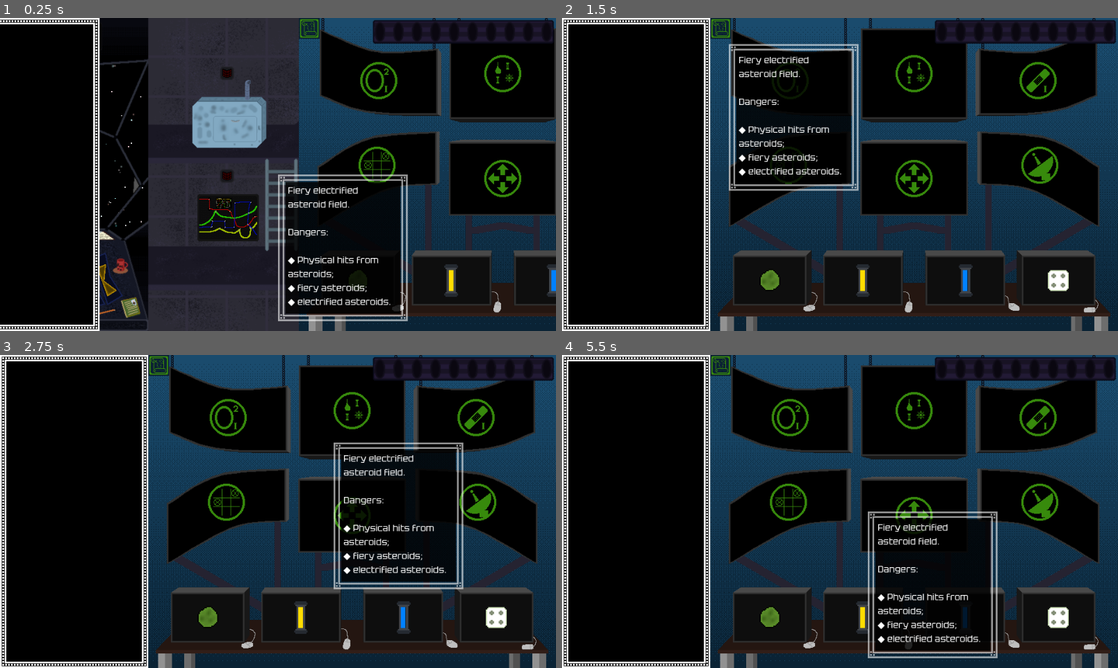
Above: before the commit, frames 1-4 (two rows, left to right).
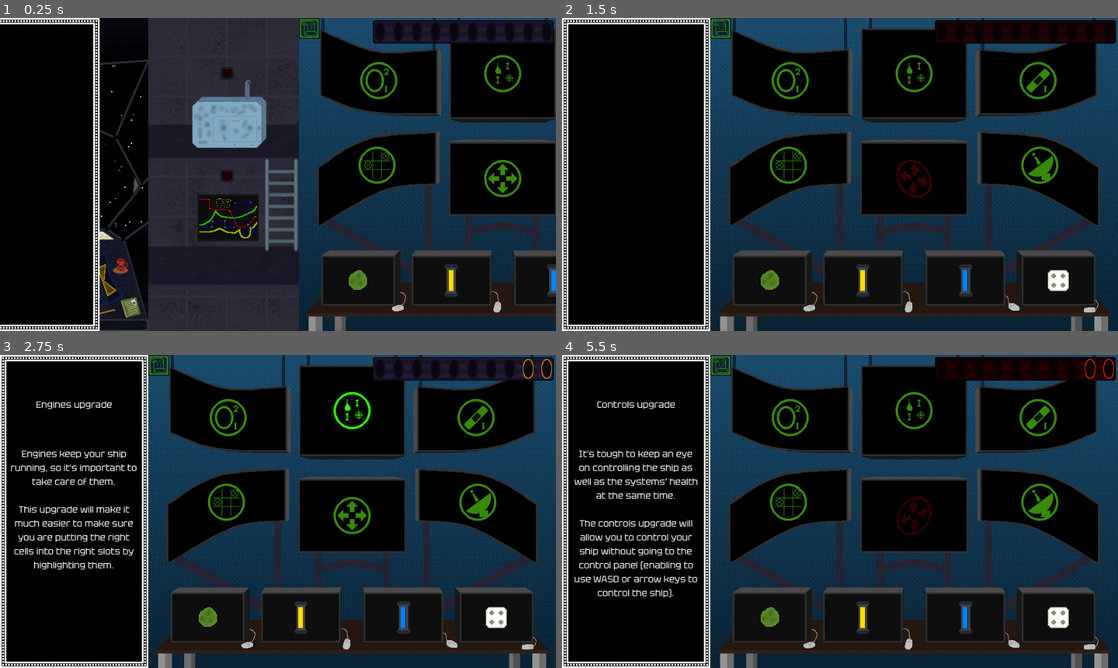
Above: after the commit, the same moments.

Repository: kedalovo/-SG-Spaceship-Management
Game: Godot game, scene res://Game Scene/Game.tscn
Two runs of this game, one before a commit and one after it. Both use one fixed random seed, a clock stepped at 60 frames per second and the inputs below.
Inputs (mouse positions are in pixels of both pictures, inside the frame that each line leads up to):
- Up to frame 1 (0.25 s): no input
- Up to frame 2 (1.5 s): move the mouse to (962, 158) at 0.52 s; hold Right (right) 0.53-1.28 s; hold ` (test) 0.53-1.28 s; click (962, 158) at 0.67 s; move the mouse to (728, 190) at 1.27 s; hold Down (down) from 1.28 s (still down); tap Space (test1) at 1.35 s; click (728, 190) at 1.42 s
- Up to frame 3 (2.75 s): move the mouse to (333, 442) at 2.02 s; release Down (down) at 2.03 s; hold Right (right) from 2.03 s (still down); hold ` (test) from 2.03 s (still down); click (333, 442) at 2.17 s
- Up to frame 4 (5.5 s): move the mouse to (812, 574) at 2.77 s; release Right (right) at 2.78 s; release ` (test) at 2.78 s; hold Up (up) 2.78-3.53 s; tap Space (test1) at 2.85, 4.35 s; click (812, 574) at 2.92 s; move the mouse to (1006, 558) at 3.52 s; hold ` (test) 3.53-4.28 s; hold Left (left) 3.53-5.03 s; click (1006, 558) at 3.67 s; move the mouse to (673, 464) at 4.27 s; click (673, 464) at 4.42 s; move the mouse to (867, 511) at 5.02 s; hold Down (down) from 5.03 s (still down); hold ` (test) from 5.03 s (still down); click (867, 511) at 5.17 s

The runs differ from the first frame. In frame 1, 7.6% of the frame differs, in the area x 50-74%, y 50-97%; in frame 2, 6.6%; in frame 3, 8.9%; in frame 4, 11%, in the area x 2-100%, y 0-97%.
Error after the commit: Parse Error: Cannot assign a value of type game_manager.hazard_types to variable "hazard" with specified type String. (res://Space/space.gd:71)

Commit message:
Working on tooltip text generation system for map tooltips.

Diff:
--- a/Game Scene/Game.tscn
+++ b/Game Scene/Game.tscn
@@ -56,7 +56,6 @@
 [ext_resource type="Theme" uid="uid://b44tv8qw1g4bl" path="res://Resources/Theme/main_theme.tres" id="54_bi7ny"]
 [ext_resource type="Script" path="res://Game Scene/tooltip.gd" id="55_ssbhd"]
 [ext_resource type="Texture2D" uid="uid://0cw1p0iyd5pj" path="res://Cabin/Assets/Tooltip screen.png" id="55_urjol"]
-[ext_resource type="PackedScene" uid="uid://b86gbcpx61di7" path="res://Map/Map Tooltip/map_tooltip.tscn" id="57_1qs5c"]
 
 [sub_resource type="Gradient" id="Gradient_bmxab"]
 offsets = PackedFloat32Array(0.4, 0.6, 1)
@@ -1222,12 +1221,6 @@
 libraries = {
 "": SubResource("AnimationLibrary_f3t64")
 }
-
-[node name="Map Tooltip" parent="." instance=ExtResource("57_1qs5c")]
-offset_left = 460.0
-offset_top = 37.0
-offset_right = 684.0
-offset_bottom = 290.0
 
 [connection signal="coin_got" from="Cabin/SubViewportContainer/SubViewport/Space" to="." method="_on_space_coin_got"]
 [connection signal="damaged" from="Cabin/SubViewportContainer/SubViewport/Space" to="." method="_on_damaged"]
--- a/Game Scene/game.gd
+++ b/Game Scene/game.gd
@@ -125,13 +125,13 @@
 
 	map_tooltip.global_position = get_global_mouse_position()
 	if map_tooltip.global_position.y + map_tooltip.get_rect().size.y > 540.0:
-		map_tooltip.global_position += Vector2(0, -map_tooltip.get_rect().size.y)
-	if map_tooltip.global_position.y + map_tooltip.get_rect().size.y < 0.0:
-		map_tooltip.global_position += Vector2(0, map_tooltip.get_rect().size.y)
-	if map_tooltip.global_position.x < 0.0:
-		map_tooltip.global_position += Vector2(map_tooltip.get_rect().size.x + 32, 0)
+		map_tooltip.global_position += Vector2(32, -map_tooltip.get_rect().size.y - 32)
+	#if map_tooltip.global_position.y + map_tooltip.get_rect().size.y < 0.0:
+		#map_tooltip.global_position += Vector2(0, map_tooltip.get_rect().size.y)
+	#if map_tooltip.global_position.x < 0.0:
+		#map_tooltip.global_position += Vector2(map_tooltip.get_rect().size.x + 32, 0)
 	if map_tooltip.global_position.x + map_tooltip.get_rect().size.x > 960.0:
-		map_tooltip.global_position += Vector2(-map_tooltip.get_rect().size.x - 32, 0)
+		map_tooltip.global_position += Vector2(-map_tooltip.get_rect().size.x - 32, 32)
 
 
 func toggle_map(open: bool) -> void:
--- a/Map/Map Node/map_node.gd
+++ b/Map/Map Node/map_node.gd
@@ -17,10 +17,10 @@
 
 var wormhole: map_node
 
-var connected_to_nodes: Array = []
+var connected_to_nodes: Array[map_node] = []
 
-var hazards: Array = []
-var hazards_intensity: Array = []
+var hazards: Array[game_manager.hazard_types] = []
+var hazards_intensity: Array[int] = []
 var hazards_types: Array[Array] = []
 
 var reason: int = 0
--- a/Map/Map Tooltip/map_tooltip.gd
+++ b/Map/Map Tooltip/map_tooltip.gd
@@ -3,6 +3,10 @@
 @onready var label: Label = $Panel/MarginContainer/Label
 
 
+func _ready() -> void:
+	modulate = Color(Color.WHITE, 0.0)
+
+
 func set_text(new_text: String) -> void:
 	label.text = new_text
 	reset_size()
--- a/Map/Map Tooltip/map_tooltip.tscn
+++ b/Map/Map Tooltip/map_tooltip.tscn
@@ -18,16 +18,19 @@
 [node name="Map Tooltip" type="PanelContainer"]
 offset_right = 224.0
 offset_bottom = 245.0
+mouse_filter = 2
 theme = ExtResource("1_d0nph")
 theme_override_styles/panel = SubResource("StyleBoxTexture_gjd40")
 script = ExtResource("3_lymgm")
 
 [node name="Panel" type="PanelContainer" parent="."]
 layout_mode = 2
+mouse_filter = 2
 theme_override_styles/panel = SubResource("StyleBoxFlat_bxre0")
 
 [node name="MarginContainer" type="MarginContainer" parent="Panel"]
 layout_mode = 2
+mouse_filter = 2
 theme_override_constants/margin_left = 4
 theme_override_constants/margin_top = 4
 theme_override_constants/margin_right = 4
@@ -37,11 +40,11 @@
 custom_minimum_size = Vector2(190, 0)
 layout_mode = 2
 size_flags_vertical = 1
-text = "Fiery electrified asteroid field.
+text = "Fiery electric asteroid field.
 
 Dangers:
 
-◆ Physical hits from asteroids;
+◆ physical hits from asteroids;
 ◆ fiery asteroids;
 ◆ electrified asteroids."
 autowrap_mode = 3
--- a/Map/map.gd
+++ b/Map/map.gd
@@ -315,8 +315,13 @@
 		i.update_icon()
 
 
+func tooltip_popup(node: map_node) -> void:
+	pass
+
+
 func _on_map_node_mouse_enter(node: map_node) -> void:
 	marker.position = node.global_position
+	tooltip_popup(node)
 	if node.is_wormhole:
 		con_start = node
 		lines_con = node.connected_to_nodes
--- a/Map/map.tscn
+++ b/Map/map.tscn
@@ -6,6 +6,7 @@
 [ext_resource type="Texture2D" uid="uid://dx4uuw4w0mcbb" path="res://Map/Assets/Map marker.png" id="4_1ecxj"]
 [ext_resource type="Texture2D" uid="uid://c2mypu71lgj13" path="res://Map/Assets/Store Icon.png" id="5_gb2tl"]
 [ext_resource type="BitMap" uid="uid://dbqxykcm213cb" path="res://Store/Assets/Button mask.png" id="6_hl6c4"]
+[ext_resource type="PackedScene" uid="uid://b86gbcpx61di7" path="res://Map/Map Tooltip/map_tooltip.tscn" id="7_ldttc"]
 
 [sub_resource type="Gradient" id="Gradient_7uqp6"]
 offsets = PackedFloat32Array(0, 0.2, 0.8, 1)
@@ -265,6 +266,9 @@
 offset_bottom = 540.0
 metadata/_edit_lock_ = true
 
+[node name="Map Tooltip" parent="." instance=ExtResource("7_ldttc")]
+offset_bottom = 253.0
+
 [connection signal="gui_input" from="Scroll" to="." method="_on_scroll_gui_input"]
 [connection signal="mouse_entered" from="Store Button Background/Store Button" to="." method="_on_store_button_mouse_entered"]
 [connection signal="mouse_exited" from="Store Button Background/Store Button" to="." method="_on_store_button_mouse_exited"]
--- a/game_manager.gd
+++ b/game_manager.gd
@@ -31,6 +31,8 @@
 const SMALL_NEBULA = preload("res://Hazards/Nebula/Assets/Nebula 1x1.png")
 
 const WIRE_COLORS: Array[Color] = [Color.RED, Color.BLUE, Color.YELLOW, Color.GREEN, Color.MAGENTA]
+
+const POINT_SYMBOL: String = "◆"
 
 static var wear_modifier: float = 1.0
 
@@ -194,3 +196,58 @@
 			random_num += 33
 		result += String.chr(random_num)
 	return result
+
+
+static func get_map_node_tooltip(node: map_node) -> String:
+	var result: String = ""
+	for hazard_idx in node.hazards.size():
+		var haz := node.hazards[hazard_idx]
+		var haz_types: Array = node.hazards_types[hazard_idx]
+		if haz_types.is_empty():
+			result += get_hazard_text(haz, true) + ".\n"
+		else:
+			result += get_hazard_variation_text(haz_types) + get_hazard_text(haz)
+	return result
+
+
+static func get_hazard_text(haz_type: hazard_types, is_start: bool = false) -> String:
+	var res: String = ""
+	match haz_type:
+		hazard_types.ASTEROID_FIELD:
+			res = "asteroid field"
+		hazard_types.WARZONE:
+			res = "warone"
+		hazard_types.NEBULA:
+			res = "nebulae"
+		hazard_types.ICE_FIELD:
+			res = "ice field"
+		hazard_types.STAR_PROXIMITY:
+			res = "star proximity"
+	if is_start:
+		if res.length() < 9:
+			res = res.capitalize()
+		else:
+			res = res.substr(0, res.find(" ")).capitalize() + res.substr(res.find(" "))
+	return res
+
+
+static func get_hazard_variation_text(variations: Array[damage_types]) -> String:
+	var res: String = ""
+	if variations.size() == 2:
+		match variations[0]:
+			damage_types.HEAT:
+				res += "Fiery "
+			damage_types.ELECTRICITY:
+				res += "Electric "
+		match variations[1]:
+			damage_types.HEAT:
+				res += "fiery "
+			damage_types.ELECTRICITY:
+				res += "electric "
+	else:
+		match variations[0]:
+			damage_types.HEAT:
+				res += "Fiery "
+			damage_types.ELECTRICITY:
+				res += "Electric "
+	return res
Not shown: 1 places in Game Scene/Game.tscn that only renumber resources
Not shown: 1 places in Map/map.tscn that only renumber resources
